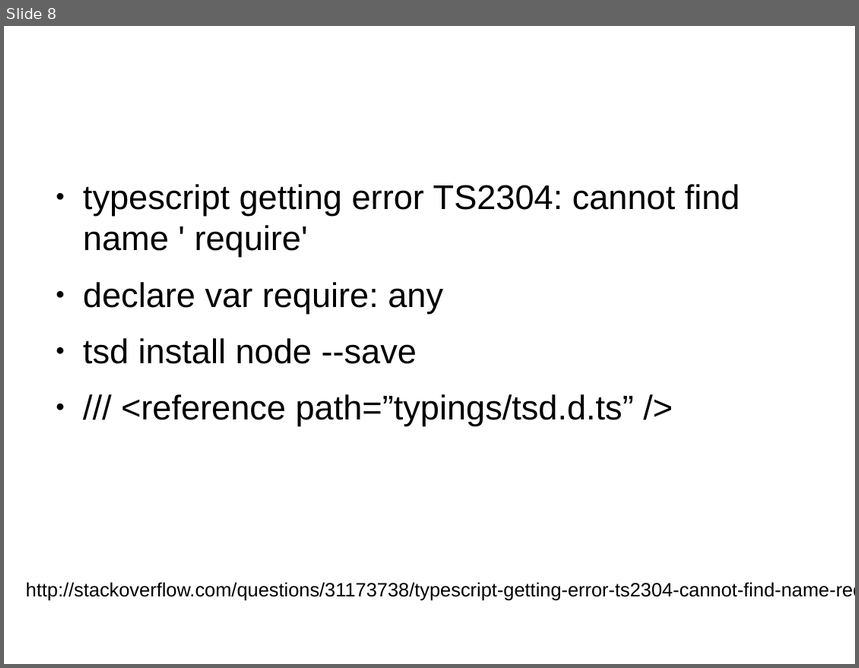
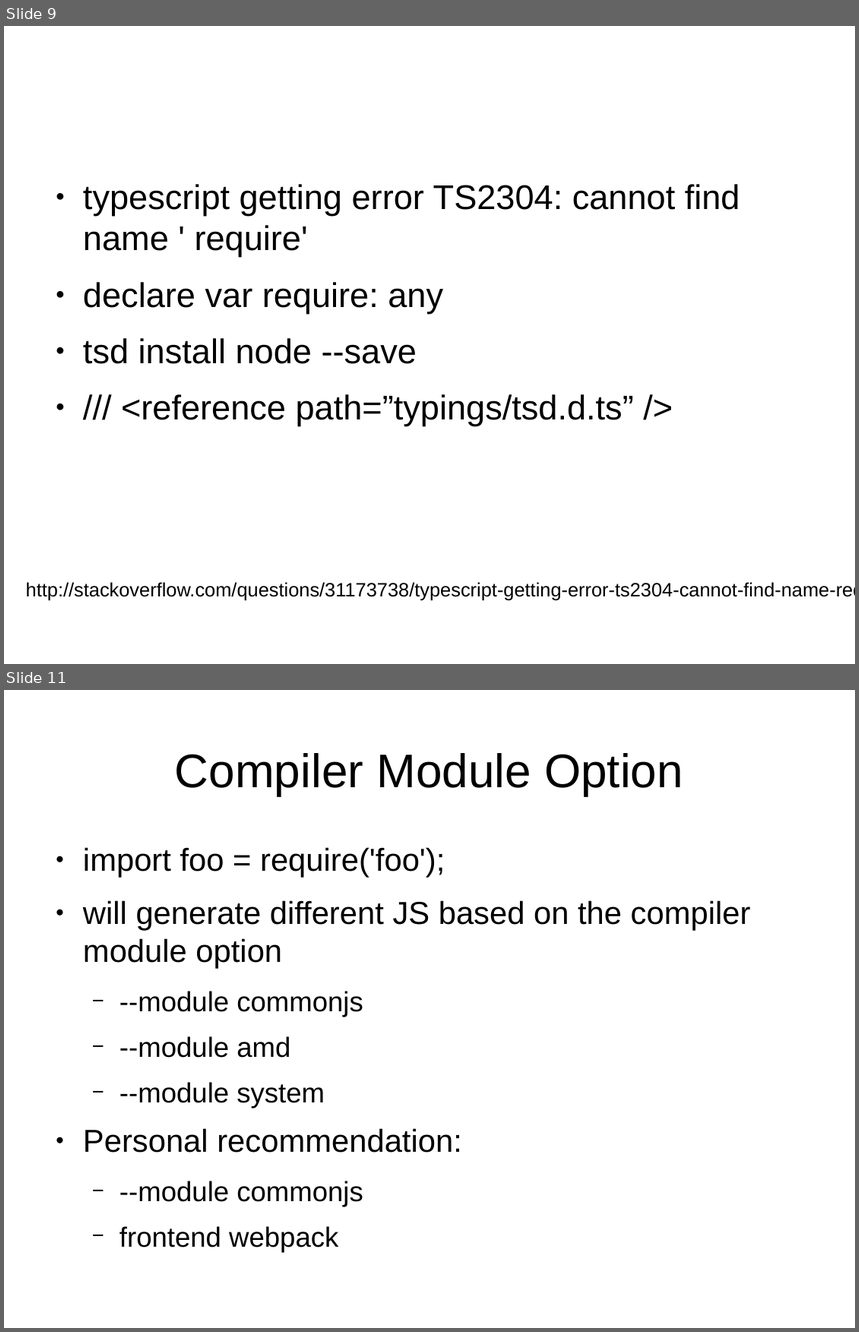
Before and after one commit to sallop/til, a slide deck: typescript.odp. Shown one above the other, each under a label of ours: slide 8 before the commit, slides 9 and 11 after it; the slides between them are not shown. The pictures are 859x668 and 859x1332 pixels, drawn with LibreOffice and Linux fonts; fonts in the diff are those of the drawing. Boxes give left, top, right and bottom in pixels: in the first picture for what was removed or moved away, otherwise in the second. Text is boxed around its words. In the diff, an @@ line names an element or a change of style, - is before the commit and + after.

```diff
--- a/typescript.odp
+++ b/typescript.odp
@@ slide 11 added at bbox=[4, 690, 855, 1328], background #FFFFFF @@
@@ title added at bbox=[175, 753, 683, 796], 44 pt, text #000000 @@
+Compiler Module Option
@@ text added at bbox=[83, 847, 751, 1207], 29.6 pt, text #000000 @@
+● import foo = require('foo');
+● will generate different JS based on the compiler module option
+  − --module commonjs
+  − --module amd
+  − --module system
+● Personal recommendation:
+  − --module commonjs
+  − frontend webpack
@@ what was slide 8 is now slide 9 @@
```
Also in this commit, not shown: 1 slide changed, 2 other slides added, 2 other files.
